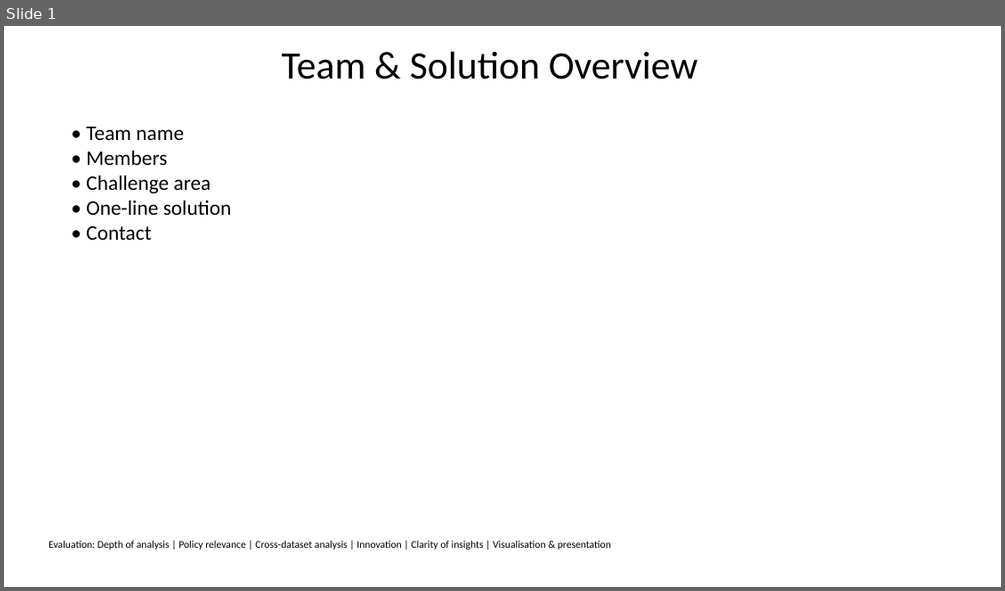
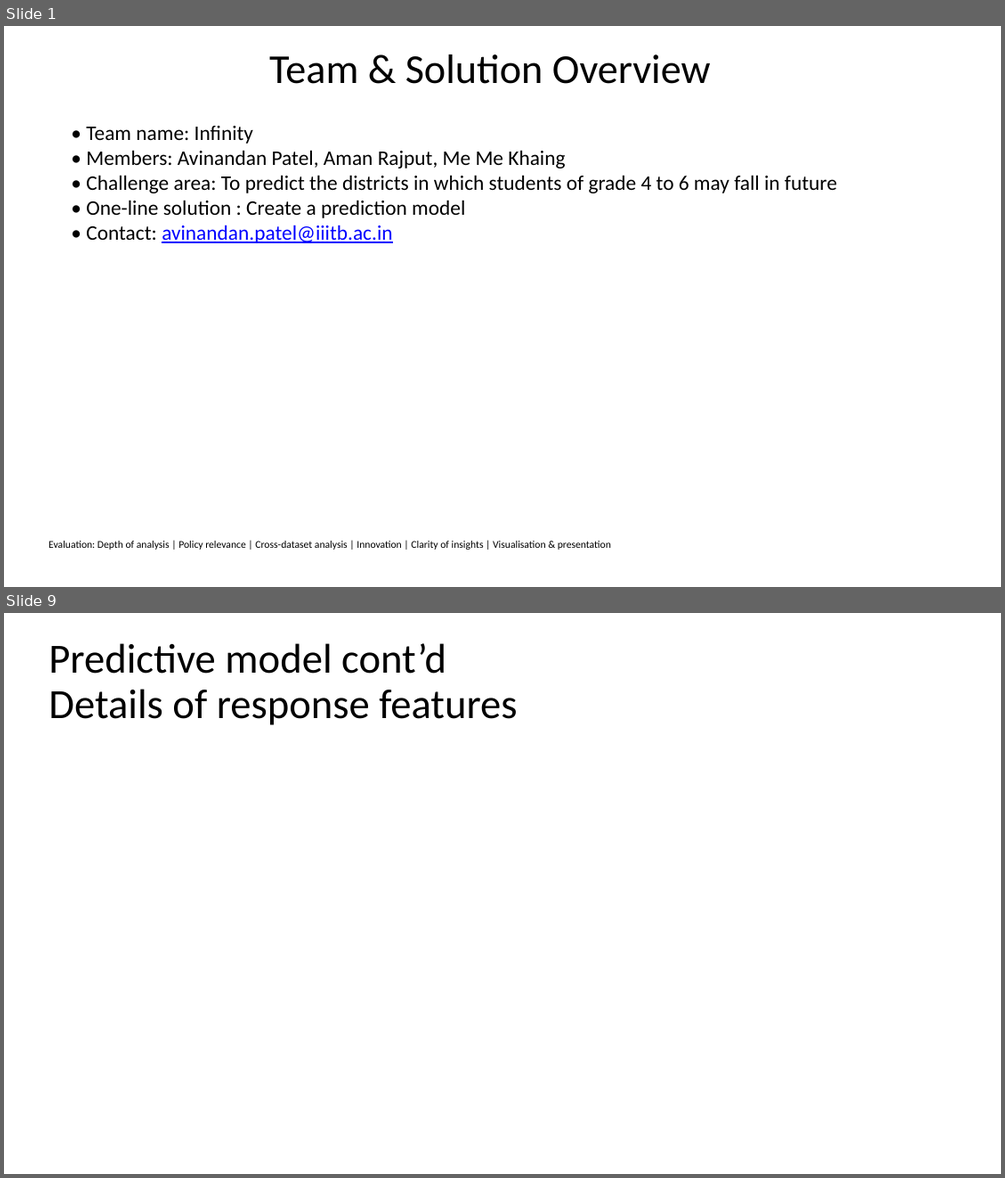
Before and after one commit to AvinandanPatel/infinity, a slide deck: slides.pptx. Shown one above the other, each under a label of ours: slide 1 before the commit, slides 1 and 9 after it; the slides between them are not shown. The pictures are 1005x591 and 1005x1178 pixels, drawn with LibreOffice and Linux fonts; fonts in the diff are those of the drawing; grey boxes stand for pictures. Boxes give left, top, right and bottom in pixels: in the first picture for what was removed or moved away, otherwise in the second. Text is boxed around its words. In the diff, an @@ line names an element or a change of style, - is before the commit and + after.

```diff
--- a/slides.pptx
+++ b/slides.pptx
@@ slide 9 added at (x1=4, y1=613, x2=1001, y2=1174), background #FFFFFF @@
@@ title added at (x1=48, y1=643, x2=517, y2=725), 40 pt, text #000000 @@
+Predictive model cont’d
+Details of response features
@@ slide 1 changed as well @@
@@ title "Team & Solution Overview" at (x1=269, y1=54, x2=711, y2=84): size 37.4 to 39.6 pt; line spacing 0.8 to 1 @@
@@ text at (x1=86, y1=126, x2=837, y2=243): text changed @@
-• Team name
-• Members
-• Challenge area
-• One-line solution
-• Contact
+• Team name: Infinity
+• Members: Avinandan Patel, Aman Rajput, Me Me Khaing
+• Challenge area: To predict the districts in which students of grade 4 to 6 may fall in future
+• One-line solution : Create a prediction model
+• Contact: avinandan.patel@iiitb.ac.in
```
Also in this commit, not shown: 5 other slides changed, 4 other slides added, 5 slides removed, 6 other files.
